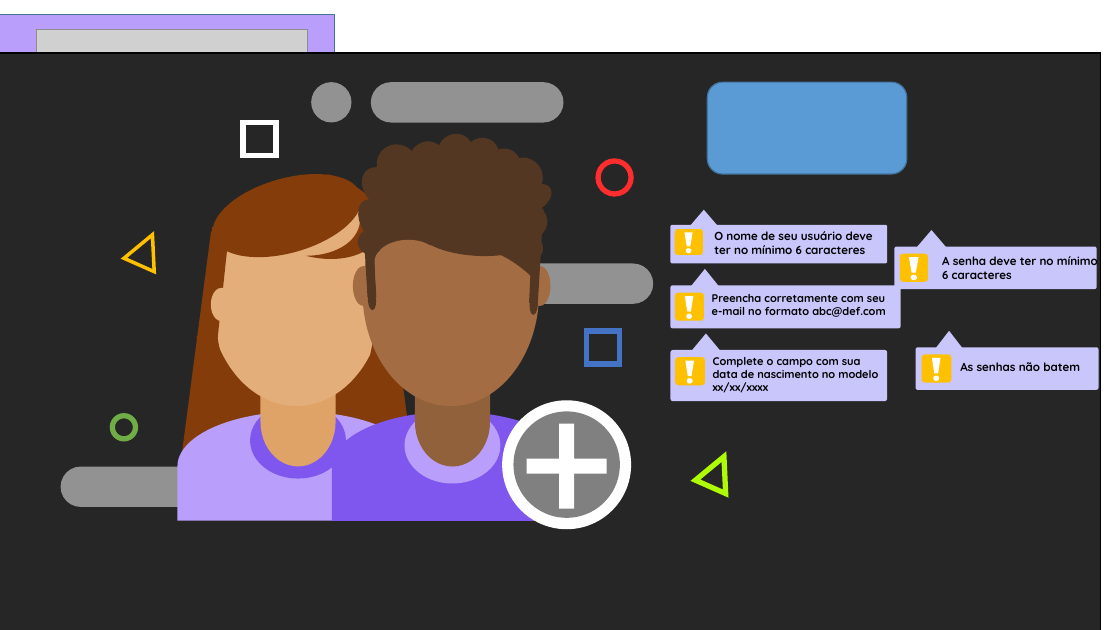
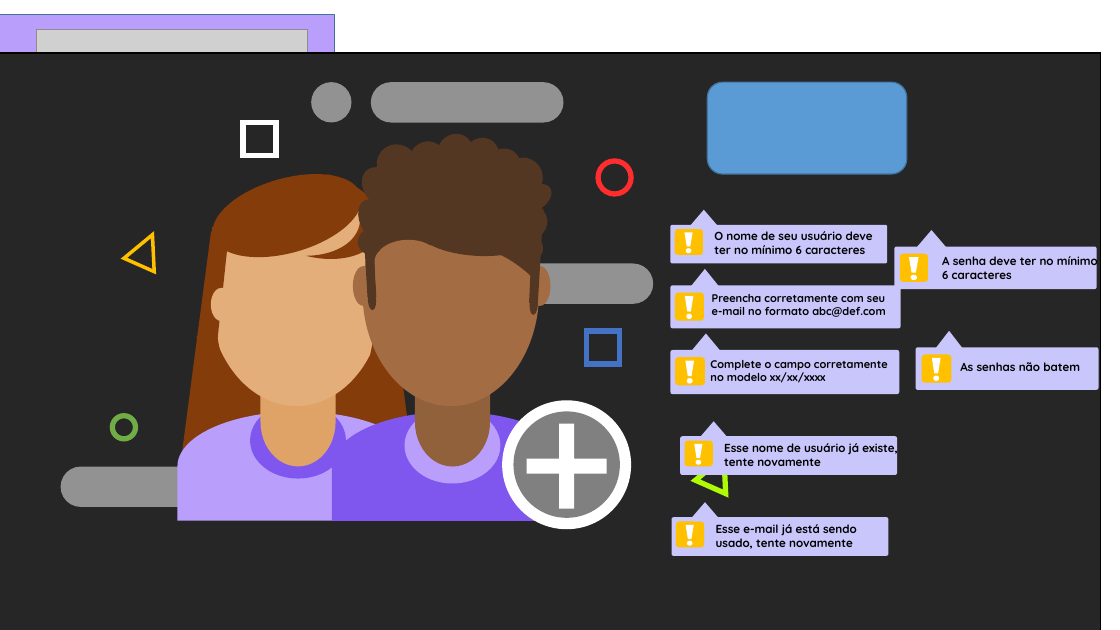
Before and after one commit to ArianeBarros/Projeto-Inova, a slide deck: slide 11 of Imagens/fundinho.pptx. Drawn at 1120x630 pixels with LibreOffice and Linux fonts; fonts in the diff are those of the drawing; grey boxes stand for pictures. Boxes give left, top, right and bottom in pixels: in the first picture for what was removed or moved away, otherwise in the second. Text is boxed around its words. In the diff, an @@ line names an element or a change of style, - is before the commit and + after.

Commit message:
hjghjg

```diff
--- a/Imagens/fundinho.pptx
+++ b/Imagens/fundinho.pptx
@@ rounded rectangle: place and size @@
-rounded rectangle at [670, 350, 887, 402]
+rounded rectangle at [670, 350, 899, 395]
@@ text at [710, 360, 888, 383]: text changed @@
-Complete o campo com sua data de nascimento no modelo xx/xx/xxxx
+Complete o campo corretamente no modelo xx/xx/xxxx
@@ group added at [681, 421, 897, 475]: 2 rounded rectangles, 1 triangle, 1 freeform shape, 1 ellipse, 1 text @@
+Esse nome de usuário já existe, tente novamente
@@ group added at [671, 502, 888, 556]: 2 rounded rectangles, 1 triangle, 1 freeform shape, 1 ellipse, 1 text @@
+Esse e-mail já está sendo usado, tente novamente
```
